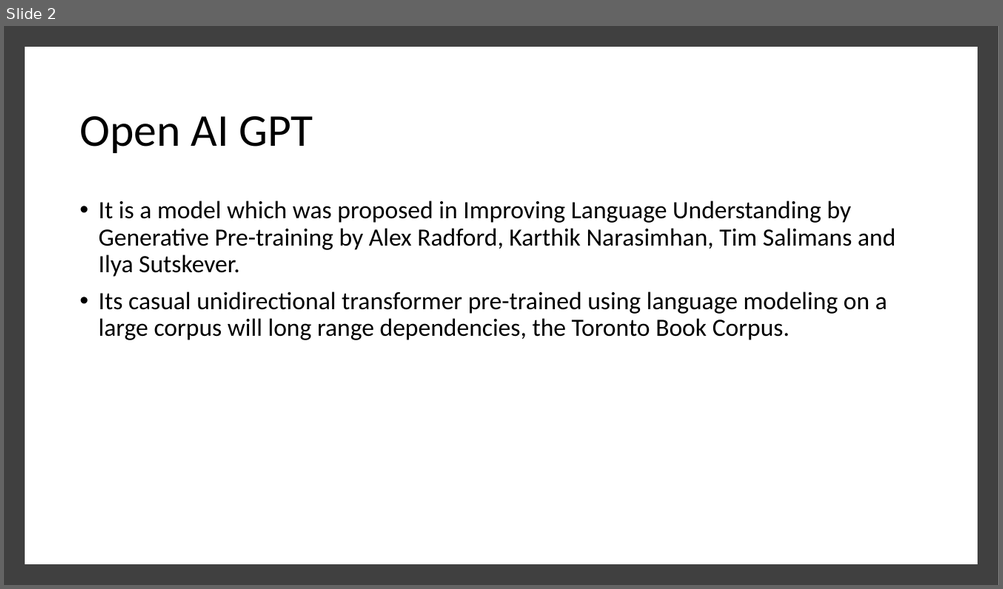
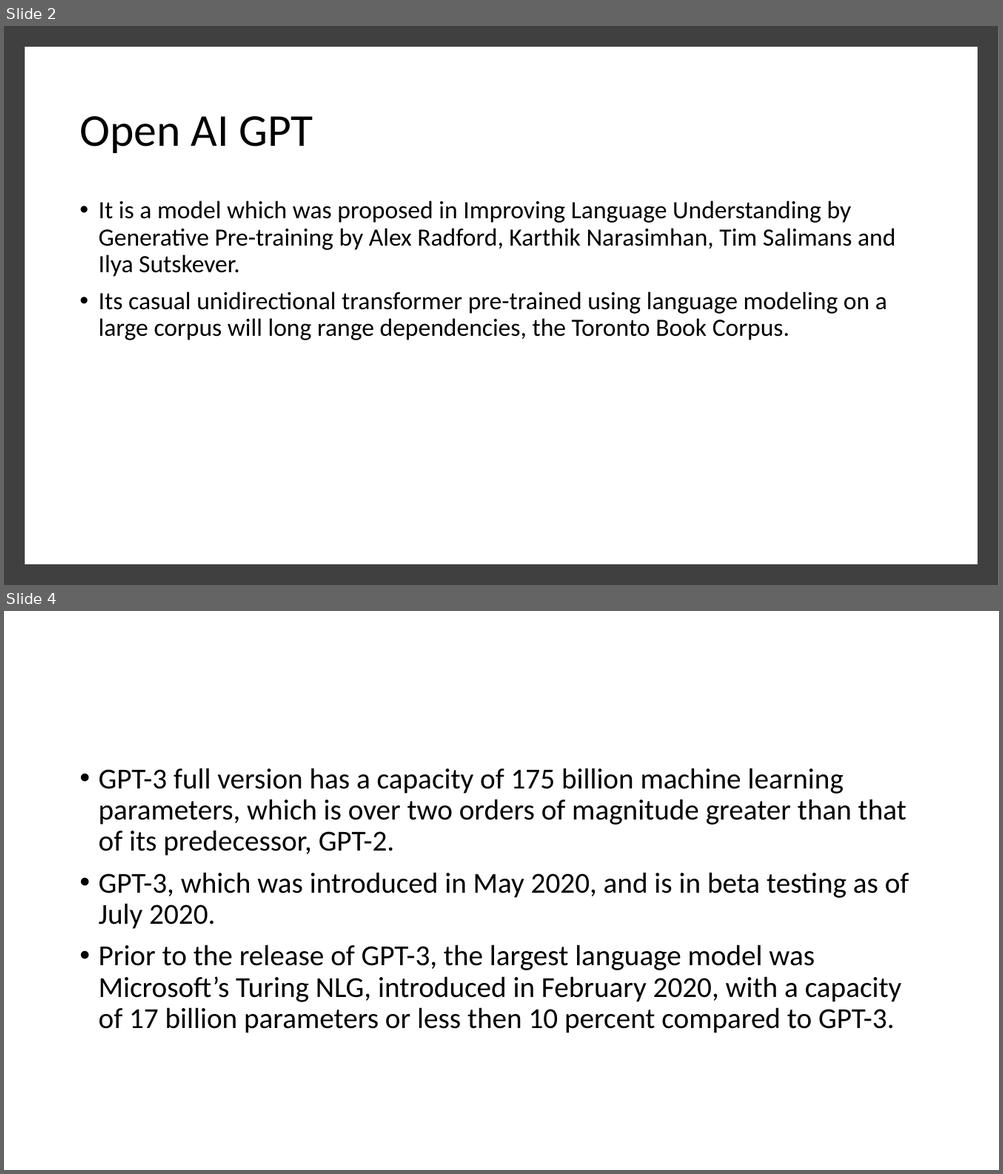
Before and after one commit to alvynabranches/trimester4, a slide deck: 1_Deep_Learning_Theory/assignment_01/GPT-3.pptx. Shown one above the other, each under a label of ours: slide 2 before the commit, slides 2 and 4 after it; the slides between them are not shown. The pictures are 1003x589 and 1003x1174 pixels, drawn with LibreOffice and Linux fonts; fonts in the diff are those of the drawing. Boxes give left, top, right and bottom in pixels: in the first picture for what was removed or moved away, otherwise in the second. Text is boxed around its words. In the diff, an @@ line names an element or a change of style, - is before the commit and + after.

```diff
--- a/1_Deep_Learning_Theory/assignment_01/GPT-3.pptx
+++ b/1_Deep_Learning_Theory/assignment_01/GPT-3.pptx
@@ slide 4 added at box(4, 611, 999, 1170), background #FFFFFF @@
@@ text added at box(99, 768, 909, 1034), 28 pt, text #000000 @@
+• GPT-3 full version has a capacity of 175 billion machine learning parameters, which is over two orders of magnitude greater than that of its predecessor, GPT-2.
+• GPT-3, which was introduced in May 2020, and is in beta testing as of July 2020.
+• Prior to the release of GPT-3, the largest language model was Microsoft’s Turing NLG, introduced in February 2020, with a capacity of 17 billion parameters or less then 10 percent compared to GPT-3.
```
Also in this commit, not shown: 1 slide changed, 3 other slides added, 1 slide removed.
